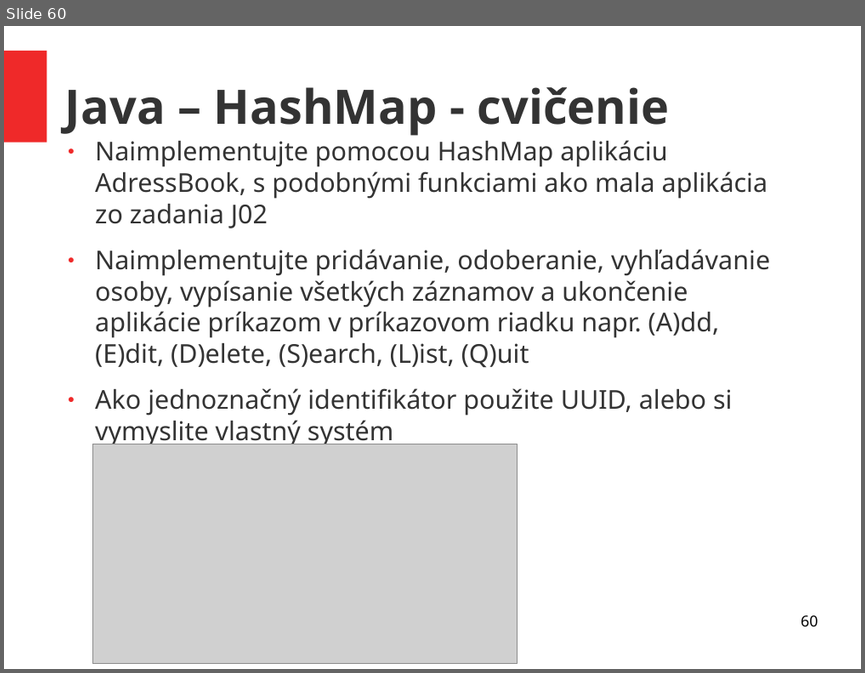
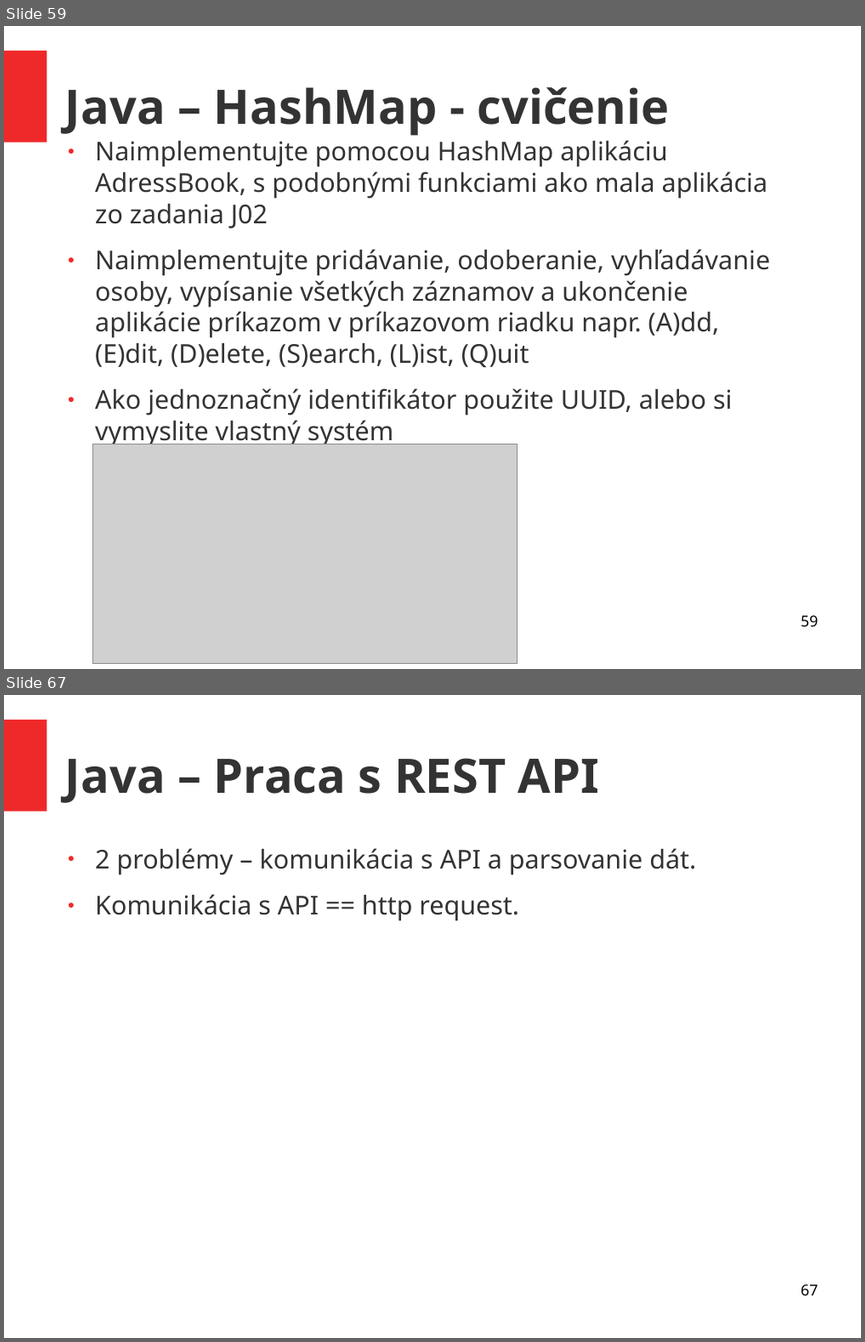
Before and after one commit to ukf-michalkohutek/prezentacia, a slide deck: seminar2.odp. Shown one above the other, each under a label of ours: slide 60 before the commit, slides 59 and 67 after it; the slides between them are not shown. The pictures are 865x673 and 865x1342 pixels, drawn with LibreOffice and Linux fonts; fonts in the diff are those of the drawing; grey boxes stand for pictures. Boxes give left, top, right and bottom in pixels: in the first picture for what was removed or moved away, otherwise in the second. Text is boxed around its words. In the diff, an @@ line names an element or a change of style, - is before the commit and + after.

Commit message:
rekurzia + REST API

```diff
--- a/seminar2.odp
+++ b/seminar2.odp
@@ slide 67 added at box(4, 695, 861, 1338), background #FFFFFF; not listed: 1 template element that a slide beside it also shows @@
@@ title added at box(65, 758, 599, 803), 44 pt, text #333333, bold @@
+Java – Praca s REST API
@@ text added at box(95, 848, 696, 921), 24 pt, text #333333 @@
+● 2 problémy – komunikácia s API a parsovanie dát.
+● Komunikácia s API == http request.
@@ page number added at box(800, 1284, 817, 1296), 14 pt, text #000000 @@
+67
@@ what was slide 60 is now slide 59 @@
@@ page number at box(800, 615, 817, 627): text changed @@
-60
+59
```
Also in this commit, not shown: 1 slide changed, 10 other slides added, 1 slide removed, 1 other file.
